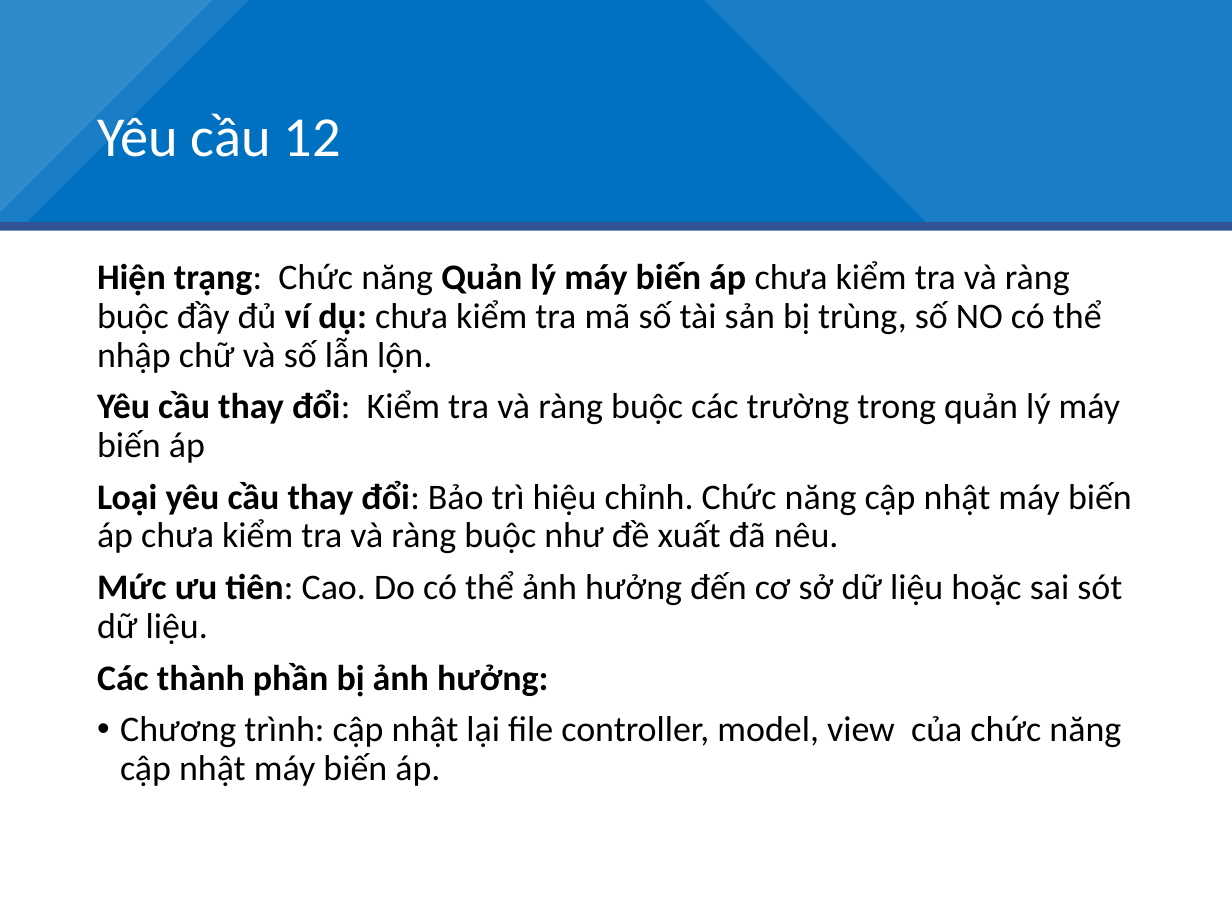
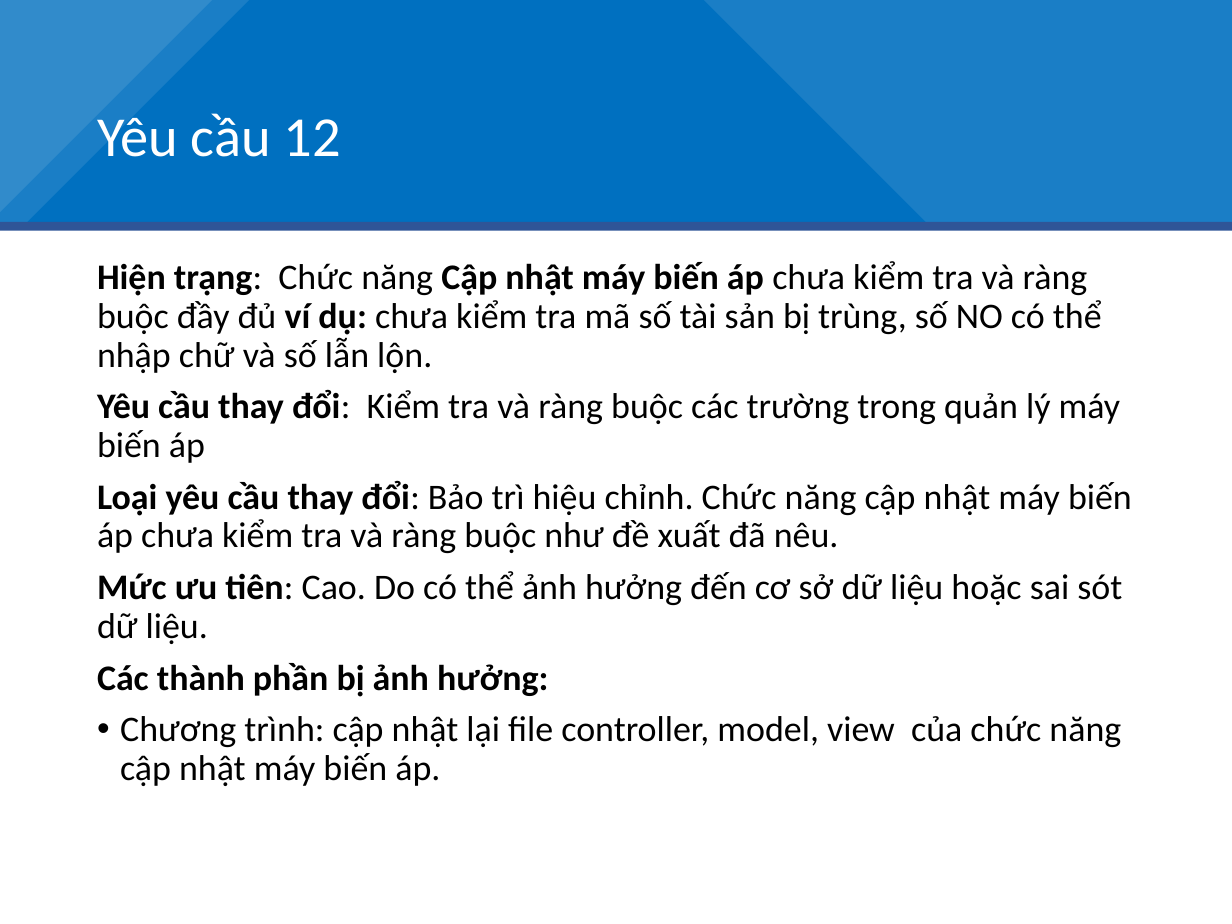
Before and after one commit to duduct/BaoTriPhanMem, a slide deck: slide 41 of BaiTap2/BT01_BT2_Slide.pptx. Drawn at 1232x924 pixels with LibreOffice and Linux fonts; fonts in the diff are those of the drawing. Boxes give left, top, right and bottom in pixels: in the first picture for what was removed or moved away, otherwise in the second. Text is boxed around its words. In the diff, an @@ line names an element or a change of style, - is before the commit and + after.

```diff
--- a/BaiTap2/BT01_BT2_Slide.pptx
+++ b/BaiTap2/BT01_BT2_Slide.pptx
@@ text at (97, 261, 1102, 373): text changed @@
-Hiện trạng: Chức năng Quản lý máy biến áp chưa kiểm tra và ràng buộc đầy đủ ví dụ: chưa kiểm tra mã số tài sản bị trùng, số NO có thể nhập chữ và số lẫn lộn.
+Hiện trạng: Chức năng Cập nhật máy biến áp chưa kiểm tra và ràng buộc đầy đủ ví dụ: chưa kiểm tra mã số tài sản bị trùng, số NO có thể nhập chữ và số lẫn lộn.
```
Also in this commit, not shown: 4 other slides changed.
